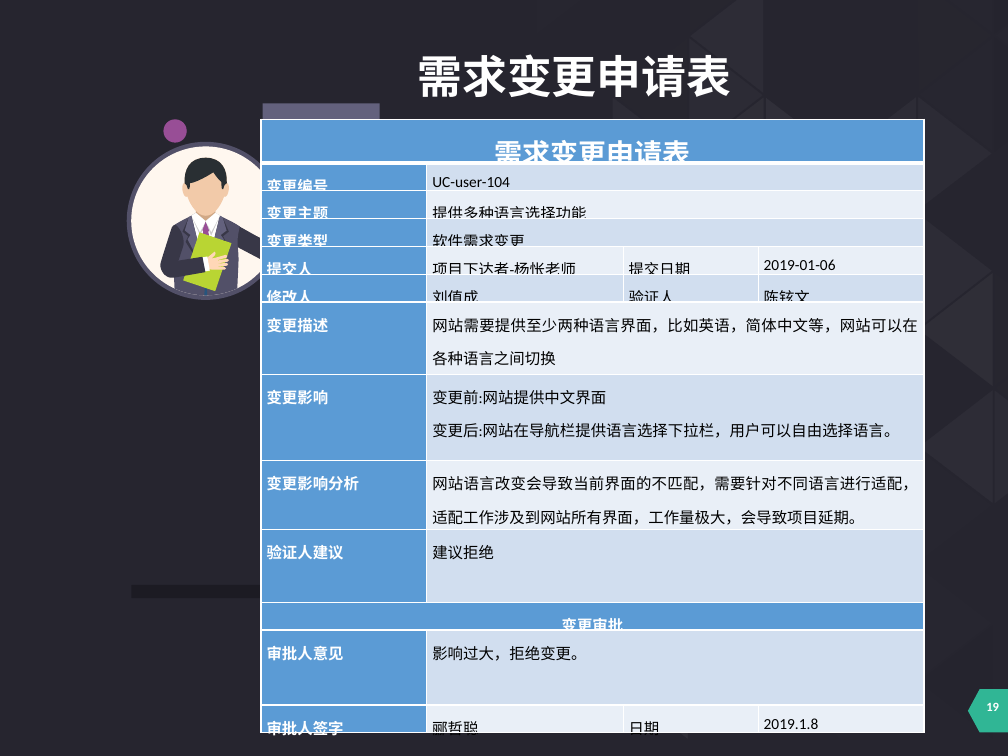
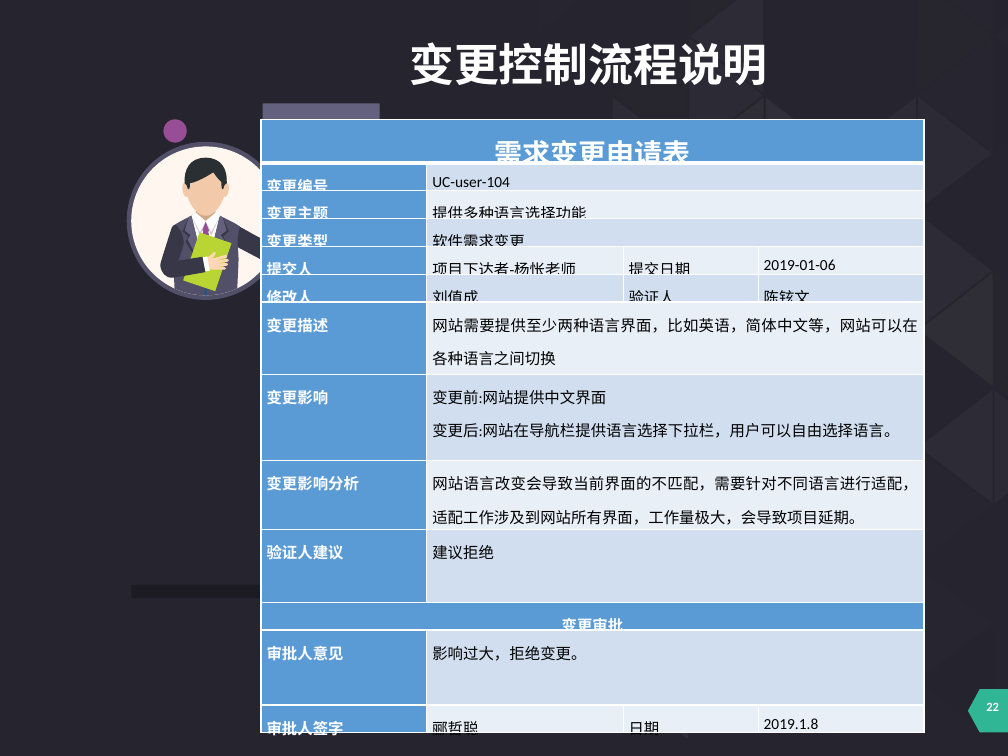
Before and after one commit to cchello/PRD2018-G01, a slide deck: slide 22 of 受控文档/需求管理阶段/PRD2018_G01_基于项目的案例教学系统需求变更评审PPT.pptx (slide 19 before the commit). Drawn at 1008x756 pixels with LibreOffice and Linux fonts; fonts in the diff are those of the drawing. Boxes give left, top, right and bottom in pixels: in the first picture for what was removed or moved away, otherwise in the second. Text is boxed around its words. In the diff, an @@ line names an element or a change of style, - is before the commit and + after.

Commit message:
变更评审文档修改2

```diff
--- a/受控文档/需求管理阶段/PRD2018_G01_基于项目的案例教学系统需求变更评审PPT.pptx
+++ b/受控文档/需求管理阶段/PRD2018_G01_基于项目的案例教学系统需求变更评审PPT.pptx
@@ text at <box>409,42,768,85</box>: text changed @@
-需求变更申请表
+变更控制流程说明
@@ page number at <box>986,702,999,711</box>: text changed @@
-19
+22
```
Also in this commit, not shown: 6 other slides changed, 7 slides added, 1 slide removed, 3 other files.
